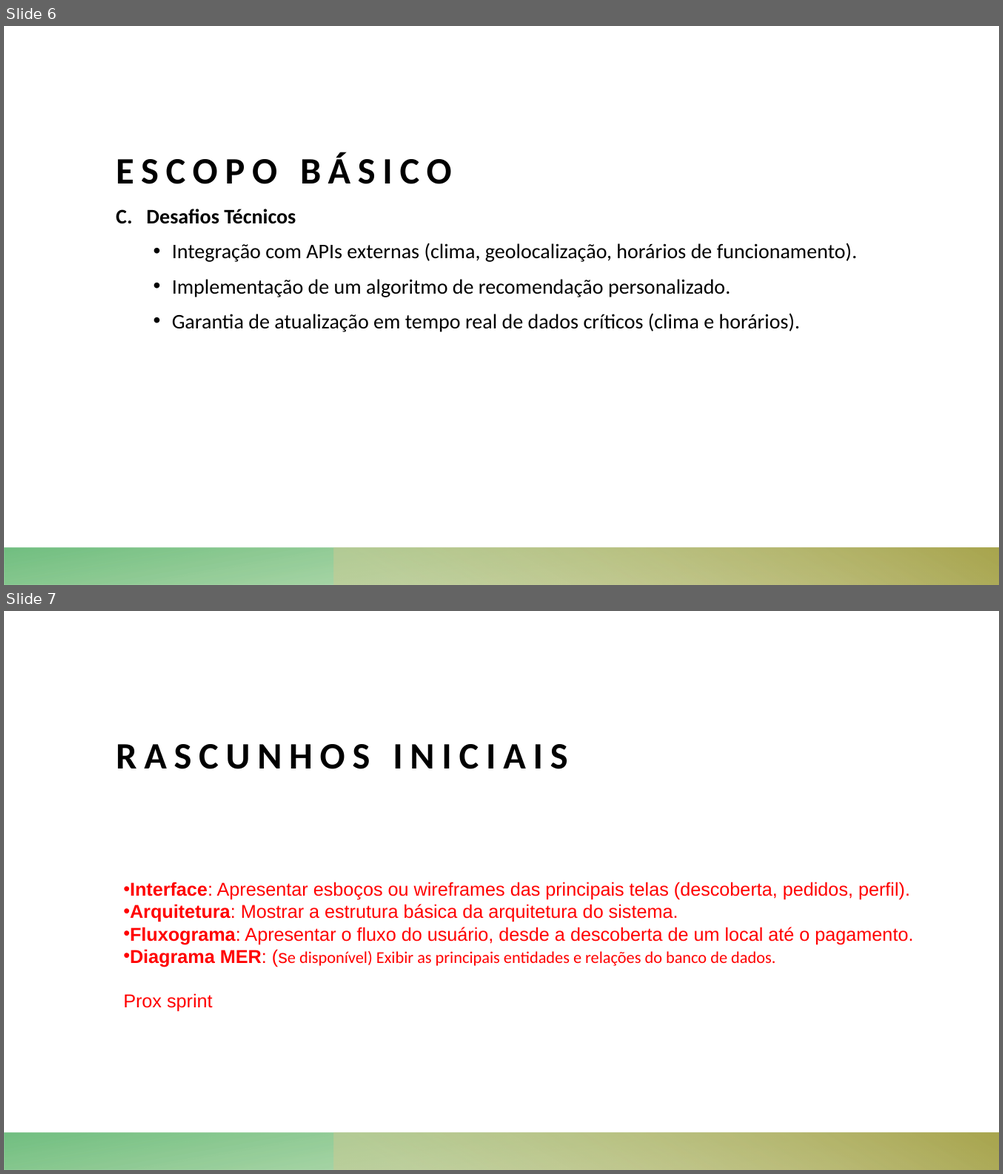
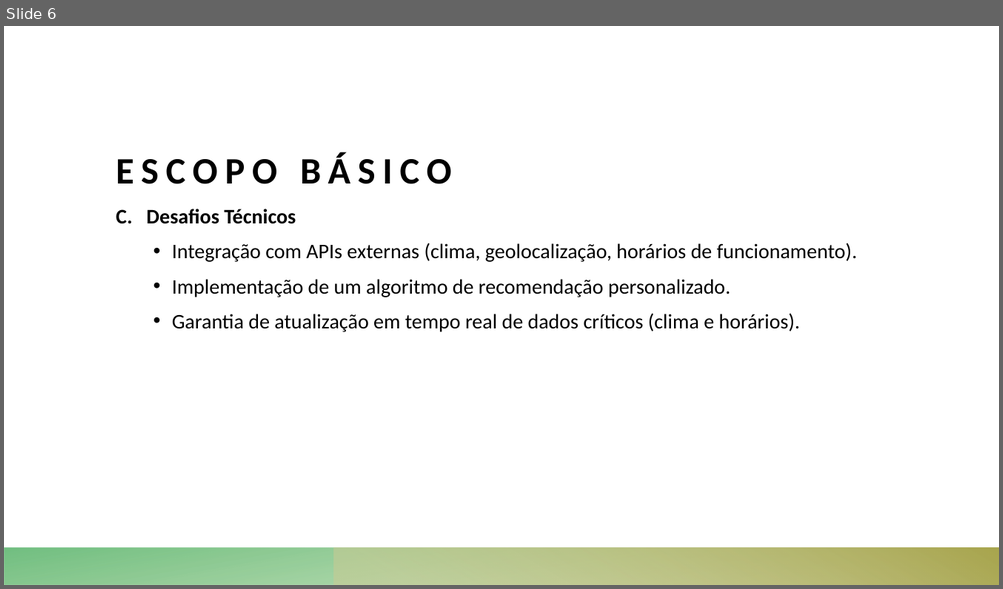
Before and after one commit to lvplazaro/PI-IES0202402, a slide deck: PI-IES0202402/Apresentações/Pitch 011024.pptx. Shown one above the other, each under a label of ours: slides 6 and 7 before the commit, slide 6 after it. The pictures are 1003x1174 and 1003x589 pixels, drawn with LibreOffice and Linux fonts; fonts in the diff are those of the drawing. Boxes give left, top, right and bottom in pixels: in the first picture for what was removed or moved away, otherwise in the second. Text is boxed around its words. In the diff, an @@ line names an element or a change of style, - is before the commit and + after.

```diff
--- a/PI-IES0202402/Apresentações/Pitch 011024.pptx
+++ b/PI-IES0202402/Apresentações/Pitch 011024.pptx
@@ slide 7 removed at (4, 611, 999, 1170), background #FFFFFF; not listed: 2 template elements that a slide beside it also shows @@
@@ title removed at (116, 744, 567, 769) @@
-RASCUNHOS INICIAIS
@@ text removed at (123, 882, 913, 1012) @@
-• Interface: Apresentar esboços ou wireframes das principais telas (descoberta, pedidos, perfil).
-• Arquitetura: Mostrar a estrutura básica da arquitetura do sistema.
-• Fluxograma: Apresentar o fluxo do usuário, desde a descoberta de um local até o pagamento.
-• Diagrama MER: (se disponível) Exibir as principais entidades e relações do banco de dados.
-Prox sprint
```
Also in this commit, not shown: 2 slides changed, 4 slides added.
